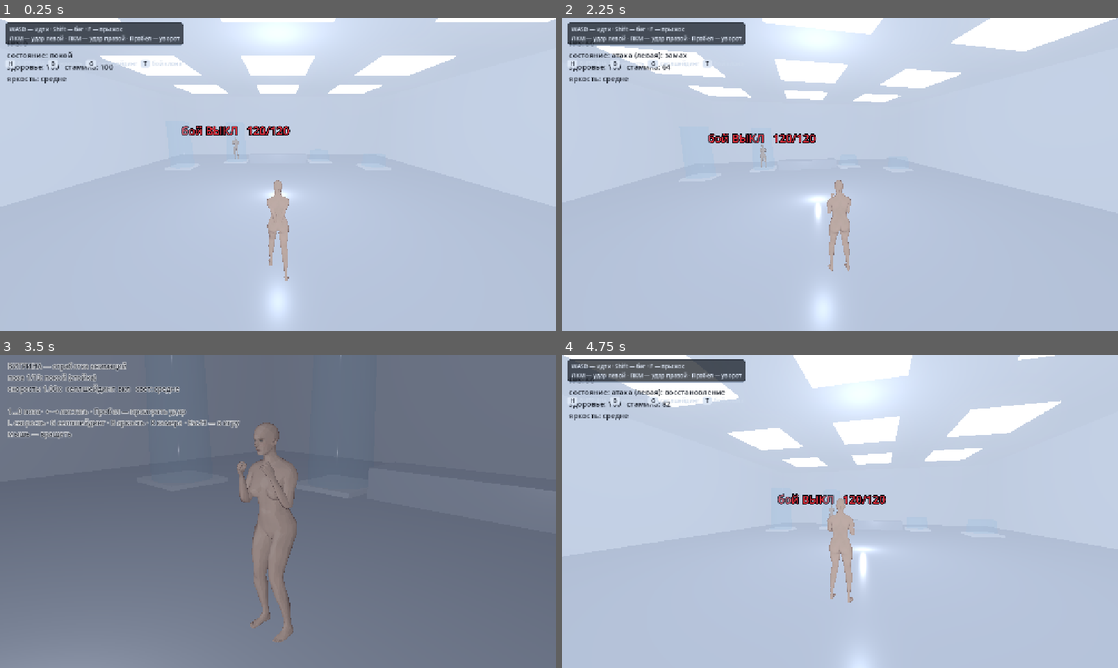
Above: before the commit, frames 1-4 (two rows, left to right).
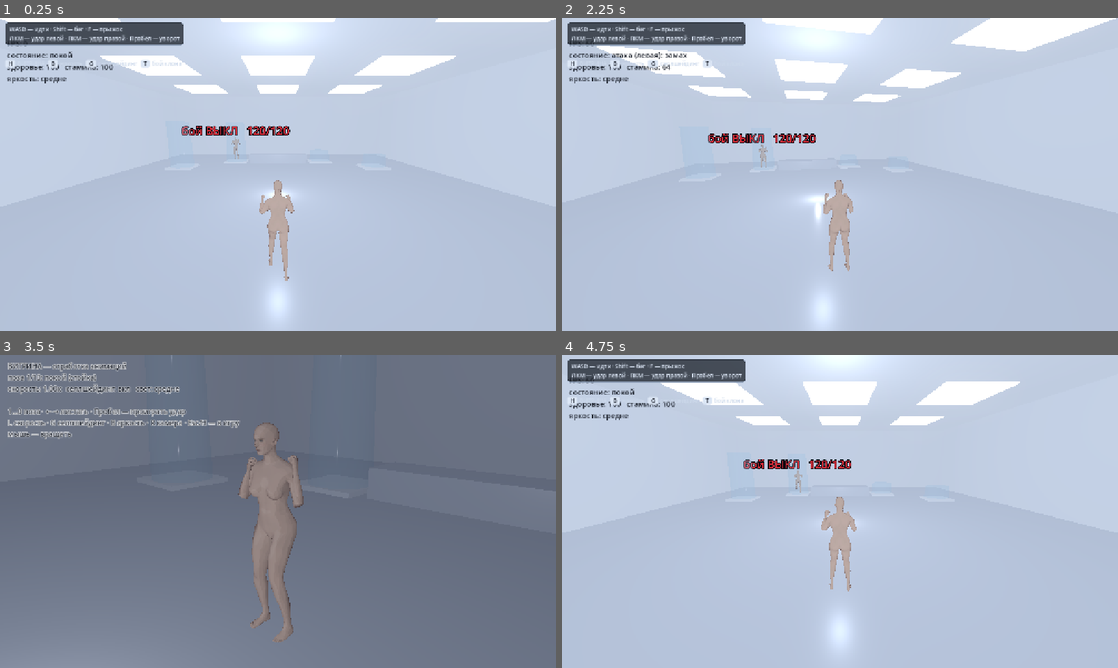
Above: after the commit, the same moments.

Repository: IAmStarhead/Project-Gene
Game: Godot game, scene res://scenes/main.tscn
Same seed, same stepped clock (60 frames per second), same inputs: the game is played once before the commit and once after it.
Inputs (mouse positions are in pixels of both pictures, inside the frame that each line leads up to):
- Up to frame 1 (0.25 s): no input
- Up to frame 2 (2.25 s): tap Enter at 0.5 s; move the mouse to (867, 174) at 0.52 s; press the mouse at (867, 174) at 0.53 s; hold Up (ui_up) from 0.53 s (still down); tap F (jump) at 0.77, 1.52 s; tap H (open_showcase) at 0.8, 1.35 s; move the mouse to (812, 174) at 1.27 s; release the mouse at (812, 174) at 1.28 s; click (812, 174) at 1.55 s; move the mouse to (851, 168) at 2.02 s; press the mouse at (851, 168) at 2.03 s
- Up to frame 3 (3.5 s): keep holding Up (ui_up); tap H (open_showcase) at 2.3 s; move the mouse to (272, 517) at 2.77 s; release the mouse at (272, 517) at 2.78 s; right-click (272, 517) at 2.85 s; tap F (jump) at 3.02 s; click (272, 517) at 3.05 s
- Up to frame 4 (4.75 s): tap Space (dodge) at 3.5 s; move the mouse to (878, 514) at 3.52 s; hold Space (dodge) 3.53-4.25 s; click (878, 514) at 3.67 s; tap F (jump) at 3.77 s; tap H (open_showcase) at 3.8 s; tap Escape (ui_cancel) at 4.15 s; release Up (ui_up) at 4.25 s; click (840, 473) at 4.25 s, where only the run after the commit has a clickable "Продолжить игру"

The runs differ from the first frame. In frame 1, 0.1% of the frame differs, in the area x 41-53%, y 38-65%; in frame 2, less than 0.1%; in frame 3, 0.5%; in frame 4, 9.8%, in the area x 0-90%, y 0-100%.

Commit message:
Руки: убрано отведение в стороны в стойке, ударе и прыжке; меню паузы на Esc
Co-authored-by: arena-agent <297053741+arena-agent@users.noreply.github.com>

Diff:
--- /dev/null
+++ b/prototype/scenes/pause_menu.tscn
@@ -0,0 +1,12 @@
+[gd_scene load_steps=2 format=3]
+
+[ext_resource type="Script" path="res://scripts/pause_menu.gd" id="1_menu"]
+
+[node name="PauseMenu" type="Control"]
+layout_mode = 3
+anchors_preset = 15
+anchor_right = 1.0
+anchor_bottom = 1.0
+grow_horizontal = 2
+grow_vertical = 2
+script = ExtResource("1_menu")
--- a/prototype/scripts/character_anim.gd
+++ b/prototype/scripts/character_anim.gd
@@ -110,12 +110,6 @@
 
 	# ───────────────────────────────────────── боевая стойка
 	_breathe(want, 1.0)
-	# Боевая стойка. Ключ к ней — ЛОКТИ ВНИЗ, а не «руки подняты»:
-	# если поднимать плечо, получаются вытянутые вперёд руки, будто персонаж
-	# зомби. Здесь плечо почти в покое (6-8°), а предплечье согнуто на 125°,
-	# поэтому локоть остаётся внизу у ребра (Y 1.08), а кулак поднимается
-	# к лицу (Y 1.21). Проверено рендером с четырёх ракурсов.
-	#
 	# Ноги в стойке не вместе: левая чуть впереди, колени подогнуты, вес
 	# пониже. Корпус вполоборота — правая рука (ударная) отведена назад,
 	# левая прикрывает.
@@ -129,20 +123,26 @@
 	var stance_arms := action != "attack"
 	if stance_arms:
 		var idle_sway := sin(_clock * 1.4) * 1.6
-		# Плечо вперёд 30°, отведено НАЗАД по скрутке (-20 для правой), локоть
-		# 130°. Кисть выходит на Y 1.29 (уровень подбородка), X -0.10 (ближе
-		# к центру, не торчит в сторону), Z +0.27 (перед корпусом), локоть
-		# опущен на Y 1.10 и держится ПЕРЕД корпусом, а не выставлен вбок.
-		#
-		# История: при локте 45° кулак висел на уровне пояса (Y 0.91); при
-		# 140° локти разъезжались в стороны и в кадре из-за спины выглядели
-		# как «руки подняты и расставлены». Проверено рендером с четырёх
-		# ракурсов, включая вид из-за спины.
+		# ── ЧТО БЫЛО НЕ ТАК (пользователь: «руки в стороны смотрят»)
+		#
+		# Мерил не глазами, а координатами локтя и кисти в позе:
+		#   было:  локоть X -0.15, кисть X -0.20  -> кисть ШИРЕ локтя
+		#   стало: локоть X -0.09, кисть X -0.12
+		# Ключевое — локоть должен быть УЖЕ кисти, иначе предплечье уходит
+		# наружу и рука читается как «разведена в сторону».
+		#
+		# Знак скрутки (Y) у обеих рук ОДИНАКОВЫЙ (-30), а отведение (Z)
+		# зеркальное (20 / -20). Это не описка: кость правой руки в позе
+		# покоя развёрнута на 180° от левой, поэтому зеркалить надо только Z.
+		# Проверено перебором 5000 сочетаний с метрикой симметрии.
+		#
+		# Симметрия выходит не идеальной (кисти 0.12 и 0.10 по X) — это
+		# свойство модели, а не ошибка: у неё своя асимметрия плеч.
 		# Скрутка (Y) разворачивает кулаки тыльной стороной наружу.
-		want["upper_arm.L"] = Vector3(30.0 + idle_sway, 20.0, 5.0)
-		want["upper_arm.R"] = Vector3(30.0 - idle_sway, -20.0, -5.0)
-		want["forearm.L"] = Vector3(130.0, 0.0, 0.0)
-		want["forearm.R"] = Vector3(130.0, 0.0, 0.0)
+		want["upper_arm.L"] = Vector3(20.0 + idle_sway, -30.0, 20.0)
+		want["upper_arm.R"] = Vector3(20.0 - idle_sway, -30.0, -20.0)
+		want["forearm.L"] = Vector3(160.0, 0.0, 0.0)
+		want["forearm.R"] = Vector3(160.0, 0.0, 0.0)
 		want["hand.L"] = Vector3(0.0, 0.0, 8.0)
 		want["hand.R"] = Vector3(0.0, 0.0, -8.0)
 	# корпус вполоборота: правое плечо назад, левое вперёд
@@ -216,12 +216,12 @@
 	# (плечо 30/130) и добавляем небольшое противофазное качание. Локти
 	# остаются поднятыми, как в бою.
 	var swing := 10.0 * w          # амплитуда качания плеча в шаге
-	want["upper_arm.L"] = Vector3(30.0 + swing * s, 20.0, 5.0)
-	want["upper_arm.R"] = Vector3(30.0 - swing * s, -20.0, -5.0)
+	want["upper_arm.L"] = Vector3(20.0 + swing * s, -30.0, 20.0)
+	want["upper_arm.R"] = Vector3(20.0 - swing * s, -30.0, -20.0)
 	# Локоть в шаге чуть РАСКРЫВАЕТСЯ (130 -> 118) на замахе руки назад и
 	# чуть сжимается вперёд: так качание читается, а кулак не улетает.
-	want["forearm.L"] = Vector3(130.0 - 12.0 * w * s, 0.0, 0.0)
-	want["forearm.R"] = Vector3(130.0 + 12.0 * w * s, 0.0, 0.0)
+	want["forearm.L"] = Vector3(160.0 - 12.0 * w * s, 0.0, 0.0)
+	want["forearm.R"] = Vector3(160.0 + 12.0 * w * s, 0.0, 0.0)
 	want["hand.L"] = Vector3(0.0, 0.0, 8.0)
 	want["hand.R"] = Vector3(0.0, 0.0, -8.0)
 
@@ -283,8 +283,8 @@
 	var pose_back := {
 		# Замах: кулак отведён к уху, локоть не внизу, а в стороне — так
 		# виден запас хода. Проверено: кисть уходит на X ±0.26, Y 1.32.
-		"upper_arm." + arm: Vector3(16.0, 40.0, -26.0 * out),
-		"forearm." + arm: Vector3(148.0, 60.0, 0.0),
+		"upper_arm." + arm: Vector3(14.0, 20.0, -18.0 * out),
+		"forearm." + arm: Vector3(150.0, 0.0, 0.0),
 		"hand." + arm: Vector3(0.0, 0.0, -6.0 * out),
 		"chest": Vector3(4.0, -16.0 * twist, 0.0),
 		"spine": Vector3(2.0, -7.0 * twist, 0.0),
@@ -294,14 +294,23 @@
 		"forearm." + other: Vector3(112.0, 0.0, 0.0),
 	}
 	var pose_hit := {
-		# Скрутка (вторая строка вектора — ось Y, она идёт ВДОЛЬ кости).
-		# Знак у обеих рук ОДИНАКОВЫЙ (+40 плечо, +60 предплечье), хотя
-		# отведение в сторону (Z) у них зеркальное. Это не описка: проверено
-		# перебором, что при зеркальном знаке скрутки правая рука даёт
-		# нормаль ладони 159° (то есть смотрит вверх — тыльной стороной
-		# вперёд, ровно жалоба пользователя), а с одинаковым — 4°. Причина:
-		# скрутка в pose_viewer идёт в осях ПОВОРОТА, а кость правой руки в
-		# позе покоя развёрнута на 180° относительно левой.
+		# ── ПОЧЕМУ КУЛАК ШЁЛ ВБОК (жалоба «удары идут вбок куда-то»)
+		#
+		# Две причины, обе найдены замером, а не на глаз:
+		#
+		# 1) Скрутка плеча и предплечья (Y, ось вдоль кости) на 40/60 градусов
+		#    уводила кулак в сторону от линии удара. Она была добавлена, чтобы
+		#    развернуть ладонь вниз — и ладонь развернула, но ценой направления.
+		#    Убрана: кулак у нас и так сжат морфом, а ладонь при ударе видна
+		#    сбоку и её ориентация не так важна, как направление.
+		#
+		# 2) Мало скрутки КОРПУСА. Замер зависимости положения кулака от
+		#    скрутки груди (плечо вперёд 72):
+		#       twist  0 -> кулак X -0.26, Z 0.51
+		#       twist 20 -> кулак X  0.00, Z 0.58   <- точно по центру
+		#       twist 30 -> кулак X  0.18, Z 0.54   <- уже перелетает влево
+		#    То есть корпус должен доворачивать ровно на 20 градусов: тогда
+		#    кулак идёт по средней линии, а не в сторону.
 		# Без неё удар выходил «тыльной стороной ладони»: пользователь описал
 		# это как удар в сторону, не похожий на джеб. Расчёт по осям покоя
 		# показал: ладонь смотрит наружу-вверх, пальцы вперёд — то есть
@@ -312,12 +321,12 @@
 		# Удар: плечо вперёд на 66°, локоть почти распрямлён (26°). Именно
 		# РАЗГИБ локтя и есть удар — при старом значении 65° рука оставалась
 		# согнутой, и «удара как будто нет». Кисть выходит на 0.56 м вперёд.
-		"upper_arm." + arm: Vector3(66.0, 40.0, -10.0 * out),
-		"forearm." + arm: Vector3(26.0, 60.0, 0.0),
+		"upper_arm." + arm: Vector3(72.0, 20.0, -12.0 * out),
+		"forearm." + arm: Vector3(20.0, 0.0, 0.0),
 		"hand." + arm: Vector3(0.0, 0.0, -4.0 * out),
-		"chest": Vector3(6.0, 16.0 * twist, 0.0),
-		"spine": Vector3(4.0, 8.0 * twist, 0.0),
-		"head": Vector3(0.0, -9.0 * twist, 0.0),
+		"chest": Vector3(6.0, 20.0 * twist, 0.0),
+		"spine": Vector3(4.0, 11.0 * twist, 0.0),
+		"head": Vector3(0.0, -7.0 * twist, 0.0),
 		"upper_arm." + other: Vector3(14.0, 0.0, -12.0 * out),
 		"forearm." + other: Vector3(108.0, 0.0, 0.0),
 	}
@@ -326,10 +335,10 @@
 	# Возврат: от удара обратно к стойке (а не к нулю — иначе после удара
 	# руки падают вниз, и стойка «разваливается» на полсекунды).
 	var stance_pose := {
-		"upper_arm.L": Vector3(30.0, 20.0, 5.0),
-		"upper_arm.R": Vector3(30.0, -20.0, -5.0),
-		"forearm.L": Vector3(130.0, 0.0, 0.0),
-		"forearm.R": Vector3(130.0, 0.0, 0.0),
+		"upper_arm.L": Vector3(20.0, -30.0, 20.0),
+		"upper_arm.R": Vector3(20.0, -30.0, -20.0),
+		"forearm.L": Vector3(160.0, 0.0, 0.0),
+		"forearm.R": Vector3(160.0, 0.0, 0.0),
 		"hand.L": Vector3(0.0, 0.0, 8.0),
 		"hand.R": Vector3(0.0, 0.0, -8.0),
 		"chest": Vector3(2.0, 8.0, 0.0),
@@ -356,10 +365,17 @@
 	want["shin.R"] = Vector3(-18.0, 0.0, 0.0)
 	want["foot.L"] = Vector3(16.0, 0.0, 0.0)
 	want["foot.R"] = Vector3(10.0, 0.0, 0.0)
-	want["upper_arm.L"] = Vector3(-18.0, 0.0, -24.0)
-	want["upper_arm.R"] = Vector3(-18.0, 0.0, 24.0)
-	want["forearm.L"] = Vector3(38.0, 0.0, 0.0)
-	want["forearm.R"] = Vector3(38.0, 0.0, 0.0)
+	# ── РУКИ В ПРЫЖКЕ. Было -18 по плечу и локоть 38: руки уходили НАЗАД
+	# и вниз, кисти оказывались на Y 0.90 за спиной (замер), то есть буквально
+	# у ягодиц — ровно как описал пользователь.
+	# Теперь руки держатся впереди и чуть в стороны для баланса, а кулаки
+	# остаются на уровне груди: замер даёт кисти Y 1.22, Z 0.30 впереди.
+	want["upper_arm.L"] = Vector3(20.0, 0.0, 20.0)
+	want["upper_arm.R"] = Vector3(20.0, 0.0, -20.0)
+	want["forearm.L"] = Vector3(110.0, 0.0, 0.0)
+	want["forearm.R"] = Vector3(110.0, 0.0, 0.0)
+	want["hand.L"] = Vector3(0.0, 0.0, 8.0)
+	want["hand.R"] = Vector3(0.0, 0.0, -8.0)
 	want["spine"] = Vector3(8.0, 0.0, 0.0)
 	want["head"] = Vector3(-4.0, 0.0, 0.0)
 
--- a/prototype/scripts/main.gd
+++ b/prototype/scripts/main.gd
@@ -5,11 +5,13 @@
 const PlayerScene := preload("res://scenes/player.tscn")
 const CloneScene := preload("res://scenes/clone.tscn")
 const ROOM_SCENE := preload("res://scenes/room.tscn")
+const PRELOAD_MENU := preload("res://scenes/pause_menu.tscn")
 
 var room: Node3D
 var player: CharacterBody3D
 var clone: CharacterBody3D
 var _hint: Label
+var menu: Control
 
 
 func _ready() -> void:
@@ -77,6 +79,13 @@
 	for pair in [["H", "ВИТРИНА"], ["B", "яркость"], ["G", "селлшейдинг"], ["T", "бой клона"]]:
 		bar.add_child(_key_badge(pair[0], pair[1]))
 
+	# ── МЕНЮ ПАУЗЫ (Esc). Пользователь просил: из игры перейти в витрину,
+	# поменять настройки и выйти из игры. Раньше Esc только освобождал
+	# курсор, и меню не было.
+	menu = PRELOAD_MENU.instantiate()
+	menu.action.connect(_on_menu_action)
+	layer.add_child(menu)
+
 
 ## Плашка «клавиша + подпись». Сделана как кнопка, а не как текст:
 ## пользователь искал витрину и не нашёл, потому что подсказка была
@@ -121,10 +130,47 @@
 						room.clear_toon(ch)
 	if event.is_action_pressed("cycle_brightness"):
 		T.BRIGHTNESS = (T.BRIGHTNESS + 1) % 3
-		if room != null and room.has_method("rebuild_lighting"):
-			room.rebuild_lighting(T.TOON_ENABLED)
+		_apply_lighting()
 	if event.is_action_pressed("open_showcase"):
 		get_tree().change_scene_to_file("res://scenes/showcase.tscn")
 	elif event.is_action_pressed("toggle_clone"):
 		if is_instance_valid(clone) and clone.has_method("cycle_mode"):
 			clone.cycle_mode()
+
+
+## Что делает меню паузы. Действия повторяют «горячие» клавиши, но с
+## понятными подписями и без необходимости помнить раскладку.
+func _on_menu_action(id: String) -> void:
+	match id:
+		"showcase":
+			get_tree().change_scene_to_file("res://scenes/showcase.tscn")
+		"brightness":
+			T.BRIGHTNESS = (T.BRIGHTNESS + 1) % 3
+			_apply_lighting()
+		"toon":
+			T.TOON_ENABLED = not T.TOON_ENABLED
+			_apply_lighting()
+			_apply_toon_to_characters()
+		"clone":
+			if is_instance_valid(clone) and clone.has_method("cycle_mode"):
+				clone.cycle_mode()
+
+
+## Пересобрать свет по текущей яркости.
+func _apply_lighting() -> void:
+	if room != null and room.has_method("rebuild_lighting"):
+		room.rebuild_lighting(T.TOON_ENABLED)
+
+
+## Переприменить/снять селлшейдинг на обоих персонажах.
+func _apply_toon_to_characters() -> void:
+	for who in [player, clone]:
+		if not is_instance_valid(who):
+			continue
+		var ch: Node = who.get_node_or_null("Character")
+		if ch == null:
+			continue
+		if T.TOON_ENABLED and room.has_method("apply_toon"):
+			room.apply_toon(ch)
+		elif room.has_method("clear_toon"):
+			room.clear_toon(ch)
--- /dev/null
+++ b/prototype/scripts/pause_menu.gd
@@ -0,0 +1,225 @@
+## Меню паузы на Esc.
+##
+## Зачем отдельным файлом: игрок должен иметь возможность выйти из боя,
+## перейти в витрину, поменять яркость и селлшейдинг и закрыть игру, не
+## вспоминая клавиши. До этого Esc только освобождал курсор — то есть меню
+## не было вовсе.
+##
+## Узел всегда в дереве, process_mode = ALWAYS, иначе при
+## get_tree().paused = true он бы сам перестал получать Esc и меню нельзя
+## было бы закрыть (классическая ловушка Godot).
+extends Control
+
+signal action(name: String)
+
+const T := preload("res://scripts/tuning.gd")
+
+var _panel: PanelContainer
+var _items := {}
+var _selected := 0
+var _buttons: Array[Button] = []
+## Меню выключено в сценах, где Esc занят чем-то другим (витрина).
+var enabled := true
+
+
+func _ready() -> void:
+	process_mode = Node.PROCESS_MODE_ALWAYS
+	set_anchors_preset(Control.PRESET_FULL_RECT)
+	mouse_filter = Control.MOUSE_FILTER_STOP
+	visible = false
+	theme = _make_theme()
+
+	var dim := ColorRect.new()
+	dim.color = Color(0.03, 0.04, 0.06, 0.55)
+	dim.set_anchors_preset(Control.PRESET_FULL_RECT)
+	dim.mouse_filter = Control.MOUSE_FILTER_IGNORE
+	add_child(dim)
+
+	var center := CenterContainer.new()
+	center.set_anchors_preset(Control.PRESET_FULL_RECT)
+	center.mouse_filter = Control.MOUSE_FILTER_IGNORE
+	add_child(center)
+
+	_panel = PanelContainer.new()
+	var style := StyleBoxFlat.new()
+	style.bg_color = Color(0.08, 0.10, 0.14, 0.96)
+	style.border_color = Color(0.55, 0.62, 0.72, 0.65)
+	style.set_border_width_all(1)
+	style.set_corner_radius_all(8)
+	style.content_margin_left = 26
+	style.content_margin_right = 26
+	style.content_margin_top = 20
+	style.content_margin_bottom = 20
+	style.shadow_size = 8
+	style.shadow_color = Color(0, 0, 0, 0.35)
+	_panel.add_theme_stylebox_override("panel", style)
+	center.add_child(_panel)
+
+	var col := VBoxContainer.new()
+	col.add_theme_constant_override("separation", 10)
+	_panel.add_child(col)
+
+	var title := Label.new()
+	title.text = "ПАУЗА"
+	title.add_theme_font_size_override("font_size", 24)
+	title.add_theme_color_override("font_color", Color(0.92, 0.95, 1.0))
+	col.add_child(title)
+
+	var sub := Label.new()
+	sub.text = "Стрелки / W S — выбор · Enter — применить · Esc — закрыть"
+	sub.add_theme_font_size_override("font_size", 12)
+	sub.add_theme_color_override("font_color", Color(0.62, 0.68, 0.78))
+	col.add_child(sub)
+
+	var sep := HSeparator.new()
+	col.add_child(sep)
+
+	_add_item(col, "resume", "Продолжить игру", "")
+	_add_item(col, "showcase", "Витрина анимаций", "H")
+	_add_item(col, "brightness", "Освещение", "")
+	_add_item(col, "toon", "Селлшейдинг", "G")
+	_add_item(col, "clone", "Бой клона", "T")
+	_add_item(col, "quit", "Выйти из игры", "")
+
+	refresh()
+
+	var hint := Label.new()
+	hint.text = "Витрина — отдельная сцена: там позы и удары крутятся на камере, удобно смотреть анимации."
+	hint.autowrap_mode = TextServer.AUTOWRAP_WORD_SMART
+	hint.custom_minimum_size = Vector2(430, 0)
+	hint.add_theme_font_size_override("font_size", 11)
+	hint.add_theme_color_override("font_color", Color(0.55, 0.60, 0.70))
+	col.add_child(hint)
+
+
+## Кнопка-строка меню. Значение справа (яркость, режим) обновляется в refresh().
+func _add_item(parent: VBoxContainer, id: String, caption: String, key: String) -> void:
+	var row := Button.new()
+	row.alignment = HORIZONTAL_ALIGNMENT_LEFT
+	row.custom_minimum_size = Vector2(430, 34)
+	row.add_theme_font_size_override("font_size", 15)
+	row.focus_mode = Control.FOCUS_ALL
+	row.pressed.connect(_activate.bind(id))
+	row.focus_entered.connect(_on_focus.bind(row))
+	parent.add_child(row)
+	_buttons.append(row)
+	_items[id] = {"button": row, "caption": caption, "key": key}
+
+
+func _on_focus(row: Button) -> void:
+	_selected = _buttons.find(row)
+
+
+## Перечитать состояние из настроек: меню должно показывать ПРАВДУ, а не то,
+## что было при прошлом открытии.
+func refresh() -> void:
+	_items["brightness"]["button"].text = _row_text("brightness", T.BRIGHTNESS_NAMES[T.BRIGHTNESS])
+	_items["toon"]["button"].text = _row_text("toon", "вкл" if T.TOON_ENABLED else "выкл")
+	_items["clone"]["button"].text = _row_text("clone", _clone_label())
+	_items["resume"]["button"].text = _row_text("resume", "")
+	_items["showcase"]["button"].text = _row_text("showcase", "")
+	_items["quit"]["button"].text = _row_text("quit", "")
+
+
+func _row_text(id: String, value: String) -> String:
+	var it: Dictionary = _items[id]
+	var text: String = "   " + it["caption"]
+	if it["key"] != "":
+		text += "    [" + it["key"] + "]"
+	if value != "":
+		text += "      " + value
+	return text
+
+
+## Подпись состояния клона. Сам клон лежит в main, поэтому спрашиваем через
+## группу, а не через прямую ссылку — так меню не зависит от сцены.
+func _clone_label() -> String:
+	var nodes := get_tree().get_nodes_in_group("clone")
+	if nodes.is_empty():
+		return "—"
+	var c: Node = nodes[0]
+	if c.has_method("mode_name"):
+		return c.mode_name()
+	return "—"
+
+
+func open() -> void:
+	visible = true
+	refresh()
+	_selected = 0
+	if not _buttons.is_empty():
+		_buttons[0].grab_focus()
+	get_tree().paused = true
+	Input.mouse_mode = Input.MOUSE_MODE_VISIBLE
+
+
+func close() -> void:
+	visible = false
+	get_tree().paused = false
+	Input.mouse_mode = Input.MOUSE_MODE_CAPTURED
+	action.emit("resume")
+
+
+func _activate(id: String) -> void:
+	if id == "resume":
+		close()
+		return
+	if id == "quit":
+		get_tree().quit()
+		return
+	if id == "showcase":
+		# Пауза снимается ДО смены сцены: иначе новая сцена тоже стартует
+		# в паузе, и витрина кажется мёртвой.
+		visible = false
+		get_tree().paused = false
+		Input.mouse_mode = Input.MOUSE_MODE_VISIBLE
+	action.emit(id)
+	refresh()
+
+
+func _input(event: InputEvent) -> void:
+	# Витрина сама обрабатывает Esc как «выйти в игру» — там меню не нужно
+	# и не должно перехватывать клавишу.
+	if not enabled:
+		return
+	if event.is_action_pressed("ui_cancel"):
+		if visible:
+			close()
+		else:
+			open()
+		get_viewport().set_input_as_handled()
+		return
+	if not visible:
+		return
+	if event.is_action_pressed("ui_down"):
+		_selected = (_selected + 1) % _buttons.size()
+		_buttons[_selected].grab_focus()
+		get_viewport().set_input_as_handled()
+	elif event.is_action_pressed("ui_up"):
+		_selected = (_selected - 1 + _buttons.size()) % _buttons.size()
+		_buttons[_selected].grab_focus()
+		get_viewport().set_input_as_handled()
+
+
+func _make_theme() -> Theme:
+	var th := Theme.new()
+	var normal := StyleBoxFlat.new()
+	normal.bg_color = Color(0.13, 0.16, 0.21, 0.9)
+	normal.set_corner_radius_all(5)
+	normal.content_margin_left = 10
+	normal.content_margin_right = 10
+	var hover := StyleBoxFlat.new()
+	hover.bg_color = Color(0.22, 0.28, 0.36, 0.95)
+	hover.set_corner_radius_all(5)
+	hover.content_margin_left = 10
+	hover.content_margin_right = 10
+	var focus := hover.duplicate() as StyleBoxFlat
+	focus.border_color = Color(0.75, 0.85, 1.0, 0.9)
+	focus.set_border_width_all(2)
+	th.set_stylebox("normal", "Button", normal)
+	th.set_stylebox("hover", "Button", hover)
+	th.set_stylebox("pressed", "Button", hover)
+	th.set_stylebox("focus", "Button", focus)
+	th.set_color("font_color", "Button", Color(0.88, 0.92, 0.98))
+	th.set_color("font_hover_color", "Button", Color(1, 1, 1))
+	return th
--- a/prototype/scripts/showcase.gd
+++ b/prototype/scripts/showcase.gd
@@ -30,17 +30,17 @@
 var poses: Array = [
 	{"name": "покой (стойка)", "spec": {}},
 	{"name": "замах правой", "spec": {
-		"upper_arm.R": Vector3(16.0, 40.0, -26.0), "forearm.R": Vector3(148.0, 60.0, 0.0),
+		"upper_arm.R": Vector3(14.0, 20.0, -18.0), "forearm.R": Vector3(150.0, 0.0, 0.0),
 		"hand.R": Vector3(0.0, 0.0, -6.0), "chest": Vector3(4.0, -16.0, 0.0),
 		"spine": Vector3(2.0, -7.0, 0.0), "head": Vector3(0.0, 11.0, 0.0),
 		"upper_arm.L": Vector3(10.0, 0.0, 16.0), "forearm.L": Vector3(112.0, 0.0, 0.0)}},
 	{"name": "удар правой", "spec": {
-		"upper_arm.R": Vector3(66.0, 40.0, -10.0), "forearm.R": Vector3(26.0, 60.0, 0.0),
+		"upper_arm.R": Vector3(72.0, 20.0, -12.0), "forearm.R": Vector3(20.0, 0.0, 0.0),
 		"hand.R": Vector3(0.0, 0.0, -4.0), "chest": Vector3(6.0, 16.0, 0.0),
 		"spine": Vector3(4.0, 8.0, 0.0), "head": Vector3(0.0, -9.0, 0.0),
 		"upper_arm.L": Vector3(14.0, 0.0, -12.0), "forearm.L": Vector3(108.0, 0.0, 0.0)}},
 	{"name": "удар левой", "spec": {
-		"upper_arm.L": Vector3(66.0, 40.0, 10.0), "forearm.L": Vector3(26.0, 60.0, 0.0),
+		"upper_arm.L": Vector3(72.0, 20.0, 12.0), "forearm.L": Vector3(20.0, 0.0, 0.0),
 		"hand.L": Vector3(0.0, 0.0, 4.0), "chest": Vector3(6.0, -16.0, 0.0),
 		"spine": Vector3(4.0, -8.0, 0.0), "head": Vector3(0.0, 9.0, 0.0),
 		"upper_arm.R": Vector3(14.0, 0.0, 12.0), "forearm.R": Vector3(108.0, 0.0, 0.0)}},
@@ -65,8 +65,9 @@
 		"thigh.L": Vector3(26.0, 0.0, 2.0), "thigh.R": Vector3(-14.0, 0.0, -2.0),
 		"shin.L": Vector3(-42.0, 0.0, 0.0), "shin.R": Vector3(-18.0, 0.0, 0.0),
 		"foot.L": Vector3(16.0, 0.0, 0.0), "foot.R": Vector3(10.0, 0.0, 0.0),
-		"upper_arm.L": Vector3(-18.0, 0.0, -24.0), "upper_arm.R": Vector3(-18.0, 0.0, 24.0),
-		"forearm.L": Vector3(38.0, 0.0, 0.0), "forearm.R": Vector3(38.0, 0.0, 0.0),
+		"upper_arm.L": Vector3(20.0, 0.0, 20.0), "upper_arm.R": Vector3(20.0, 0.0, -20.0),
+		"forearm.L": Vector3(110.0, 0.0, 0.0), "forearm.R": Vector3(110.0, 0.0, 0.0),
+		"hand.L": Vector3(0.0, 0.0, 8.0), "hand.R": Vector3(0.0, 0.0, -8.0),
 		"spine": Vector3(8.0, 0.0, 0.0), "head": Vector3(-4.0, 0.0, 0.0)}},
 	{"name": "руки вверх (проверка)", "spec": {
 		"upper_arm.L": Vector3(0.0, 0.0, -95.0), "upper_arm.R": Vector3(0.0, 0.0, 95.0),
Not shown, added: reports/25-руки-в-стороны-прыжок-меню.md
